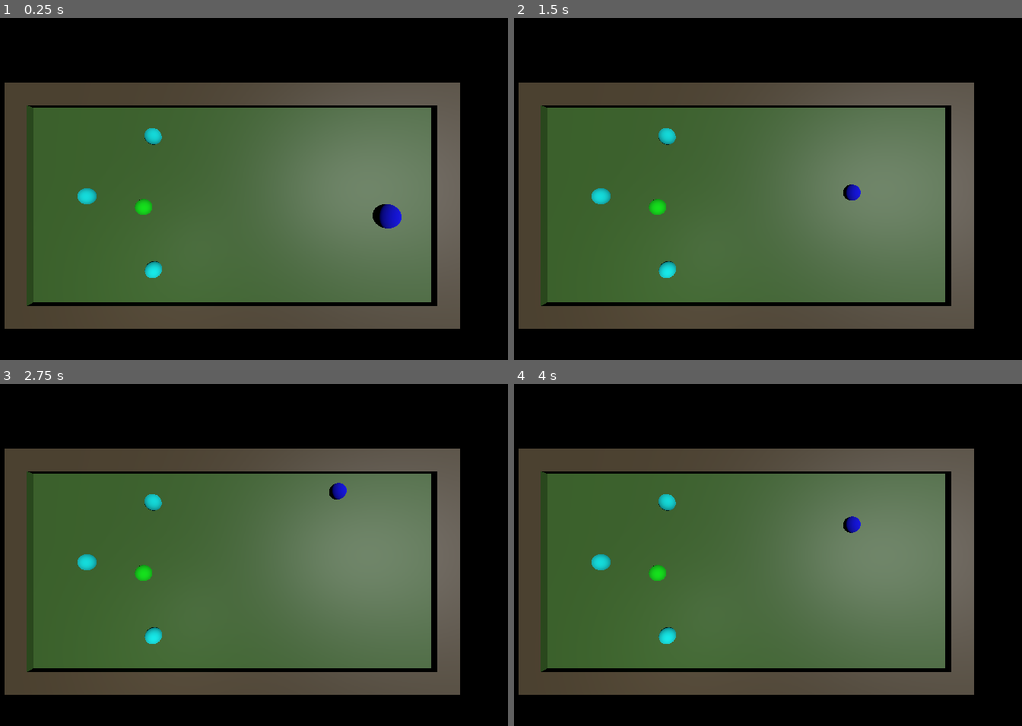
Above: before the commit, frames 1-4 (two rows, left to right).
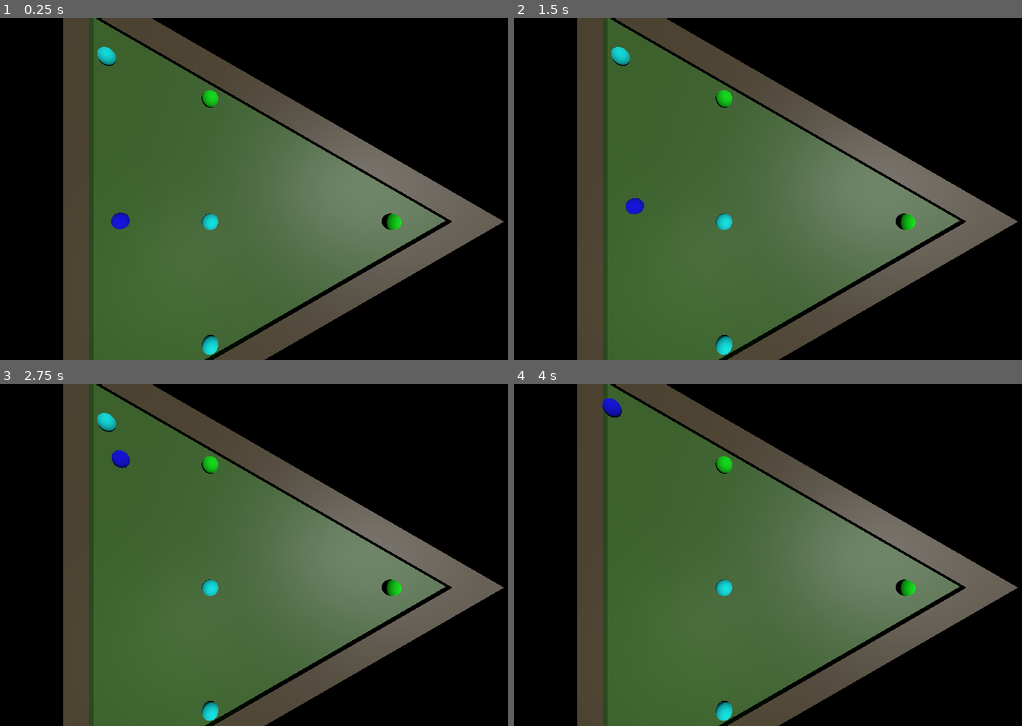
Above: after the commit, the same moments.

Repository: freesstylers/GlobalGameJam25
Game: Godot game, scene res://Assets/Prefabs/pruebaworld.tscn
Same seed, same stepped clock (60 frames per second), same inputs: the game is played once before the commit and once after it.
Inputs (mouse positions are in pixels of both pictures, inside the frame that each line leads up to):
- Up to frame 1 (0.25 s): no input
- Up to frame 2 (1.5 s): tap Enter at 0.5 s; move the mouse to (889, 171) at 0.52 s; hold D (right) 0.53-1.28 s; click (889, 171) at 0.6 s; tap Space (Accelerate) at 1.25 s; move the mouse to (630, 206) at 1.27 s; hold S (down) from 1.28 s (still down); tap E (horny) at 1.35 s
- Up to frame 3 (2.75 s): move the mouse to (299, 479) at 2.02 s; release S (down) at 2.03 s; hold D (right) from 2.03 s (still down); click (299, 479) at 2.1 s
- Up to frame 4 (4 s): move the mouse to (722, 623) at 2.77 s; release D (right) at 2.78 s; hold Space (Accelerate) 2.78-3.53 s; tap E (horny) at 2.85 s; move the mouse to (935, 606) at 3.52 s; hold A (left) from 3.53 s (still down); click (935, 606) at 3.6 s

The runs differ from the first frame. In frame 1, 39% of the frame differs, in the area x 0-100%, y 0-100%; in frame 2, 38%; in frame 3, 38%; in frame 4, 38%.

Commit message:
Prueba mesa triangular

Diff:
--- a/Assets/Prefabs/Mesas/mesa_triangular.tscn
+++ b/Assets/Prefabs/Mesas/mesa_triangular.tscn
@@ -1,6 +1,7 @@
-[gd_scene load_steps=6 format=3 uid="uid://csd230kuta24i"]
+[gd_scene load_steps=7 format=3 uid="uid://csd230kuta24i"]
 
 [ext_resource type="PackedScene" uid="uid://gtcbarcuu30n" path="res://Assets/Models/MesaTriangular.glb" id="1_sqko4"]
+[ext_resource type="Script" path="res://Assets/Scripts/MesaManager.gd" id="1_tyiih"]
 
 [sub_resource type="BoxShape3D" id="BoxShape3D_tkft8"]
 size = Vector3(20, 0.1, 15)
@@ -14,7 +15,9 @@
 [sub_resource type="BoxShape3D" id="BoxShape3D_jdwrl"]
 size = Vector3(19, 1, 1)
 
-[node name="MesaTriangular" type="Node3D"]
+[node name="MesaTriangular" type="Node3D" node_paths=PackedStringArray("spawners")]
+script = ExtResource("1_tyiih")
+spawners = [NodePath("Spawner"), NodePath("Spawner2"), NodePath("Spawner3"), NodePath("Spawner4"), NodePath("Spawner5"), NodePath("Spawner6")]
 
 [node name="RigidBody3D" type="RigidBody3D" parent="."]
 mass = 1000.0
@@ -39,3 +42,21 @@
 [node name="CollisionShape3D" type="CollisionShape3D" parent="RigidBody3D"]
 transform = Transform3D(0.5, 0, 0.866025, 0, 1, 0, -0.866025, 0, 0.5, -4.74, 0.7, -2.693)
 shape = SubResource("BoxShape3D_jdwrl")
+
+[node name="Spawner6" type="Node3D" parent="."]
+transform = Transform3D(1, 0, 0, 0, 1, 0, 0, 0, 1, 0, 0.6, 0)
+
+[node name="Spawner5" type="Node3D" parent="."]
+transform = Transform3D(1, 0, 0, 0, 1, 0, 0, 0, 1, 5, 0.6, 0)
+
+[node name="Spawner4" type="Node3D" parent="."]
+transform = Transform3D(1, 0, 0, 0, 1, 0, 0, 0, 1, -5, 0.6, 0)
+
+[node name="Spawner3" type="Node3D" parent="."]
+transform = Transform3D(1, 0, 0, 0, 1, 0, 0, 0, 1, 7.01597, 0.6, 4.01503)
+
+[node name="Spawner2" type="Node3D" parent="."]
+transform = Transform3D(1, 0, 0, 0, 1, 0, 0, 0, 1, -6.72416, 0.6, 4.20125)
+
+[node name="Spawner" type="Node3D" parent="."]
+transform = Transform3D(1, 0, 0, 0, 1, 0, 0, 0, 1, 0, 0.6, -7.37455)
--- a/Assets/Prefabs/pruebaworld.tscn
+++ b/Assets/Prefabs/pruebaworld.tscn
@@ -1,13 +1,16 @@
 [gd_scene load_steps=4 format=3 uid="uid://drfqwlguujga"]
 
 [ext_resource type="PackedScene" uid="uid://87cygmj10jpd" path="res://Assets/Prefabs/pruebaplayer.tscn" id="1_ivced"]
-[ext_resource type="PackedScene" uid="uid://dr48j6dww38vt" path="res://Assets/Prefabs/pruebamesa.tscn" id="3_rs5y8"]
+[ext_resource type="PackedScene" uid="uid://csd230kuta24i" path="res://Assets/Prefabs/Mesas/mesa_triangular.tscn" id="1_ojh30"]
 [ext_resource type="PackedScene" uid="uid://cc8eguu0xw0fb" path="res://Assets/Prefabs/pool_manager.tscn" id="5_8m4cp"]
 
 [node name="Node3D" type="Node3D"]
 
+[node name="MesaTriangular" parent="." instance=ExtResource("1_ojh30")]
+transform = Transform3D(1.5, 0, 0, 0, 1.5, 0, 0, 0, 1.5, 0, 0, 0)
+
 [node name="Player" parent="." instance=ExtResource("1_ivced")]
-transform = Transform3D(1, 0, 0, 0, 1, 0, 0, 0, 1, -0.878422, 8.31838, -7.86452)
+transform = Transform3D(1, 0, 0, 0, 1, 0, 0, 0, 1, -0.0541608, 1.56775, 5.43927)
 
 [node name="Camera3D" type="Camera3D" parent="."]
 transform = Transform3D(-4.37114e-08, -1, -4.37114e-08, 0, -4.37114e-08, 1, -1, 4.37114e-08, 1.91069e-15, -1.97725, 14.6185, -1.87073)
@@ -17,9 +20,6 @@
 light_energy = 5.202
 spot_range = 17.609
 
-[node name="MesaObject" parent="." instance=ExtResource("3_rs5y8")]
-transform = Transform3D(1.5, 0, 0, 0, 1.5, 0, 0, 0, 1.5, -0.979762, -0.00606847, -1.36124)
-
 [node name="DirectionalLight3D" type="DirectionalLight3D" parent="."]
 transform = Transform3D(1, 0, 0, 0, -0.468053, 0.8837, 0, -0.8837, -0.468053, 0, 9.1182, 0)
 light_energy = 0.677
Not shown, added: Assets/Models/MesaCircular.glb.import
Not shown, added: Assets/Models/MesaHexadecimal.glb.import
Not shown, added: Assets/Models/MesaPenta.glb.import
